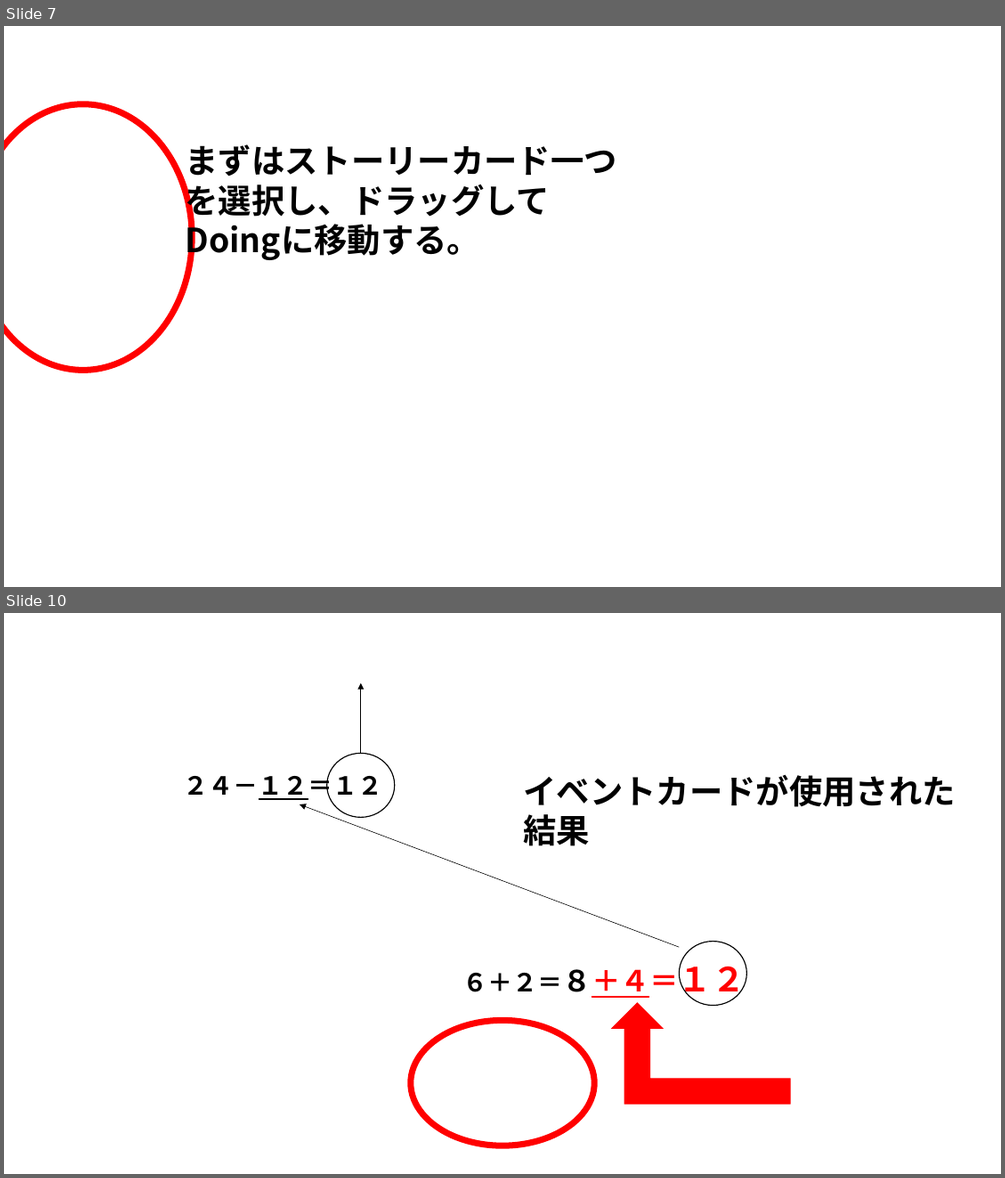
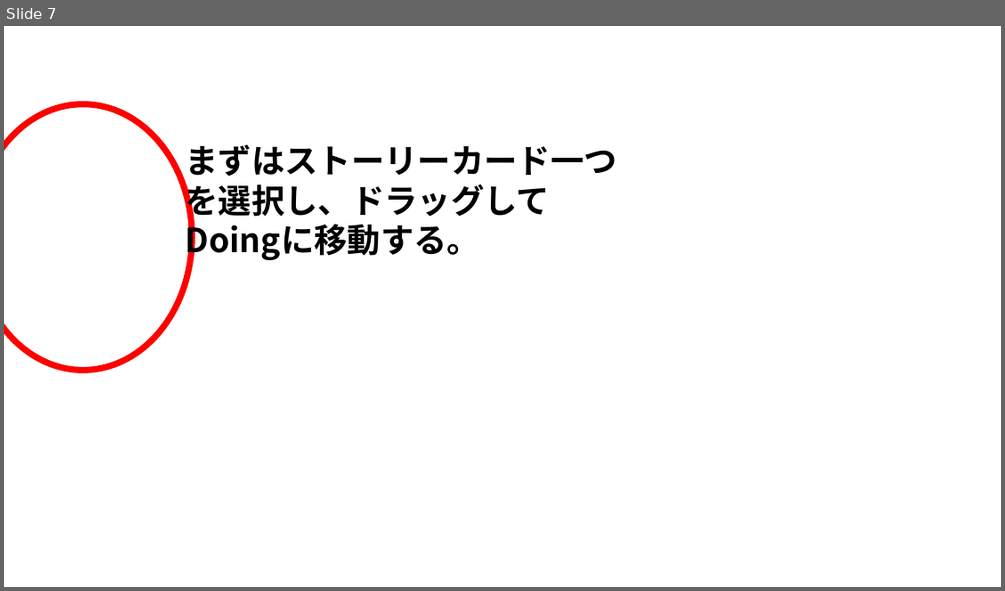
Before and after one commit to igakilab/sotuken_maeda, a slide deck: カンバンゲームのルール.pptx. Shown one above the other, each under a label of ours: slides 7 and 10 before the commit, slide 7 after it; the slides between them are not shown. The pictures are 1005x1178 and 1005x591 pixels, drawn with LibreOffice and Linux fonts; fonts in the diff are those of the drawing; background and template pictures are left out. Boxes give left, top, right and bottom in pixels: in the first picture for what was removed or moved away, otherwise in the second. Text is boxed around its words. In the diff, an @@ line names an element or a change of style, - is before the commit and + after.

```diff
--- a/カンバンゲームのルール.pptx
+++ b/カンバンゲームのルール.pptx
@@ slide 10 removed at (x1=4, y1=613, x2=1001, y2=1174), background picture (left out) @@
@@ arrow removed from (361, 753) to (361, 683) @@
@@ text removed at (x1=184, y1=770, x2=383, y2=802) @@
-２４－１２＝１２
@@ ellipse removed at (x1=327, y1=753, x2=395, y2=817) @@
@@ text removed at (x1=523, y1=774, x2=955, y2=846) @@
-イベントカードが使用された結果
@@ arrow removed from (680, 948) to (299, 804) @@
@@ text removed at (x1=462, y1=958, x2=745, y2=1001) @@
-６＋２＝８＋４＝１２
@@ ellipse removed at (x1=680, y1=941, x2=746, y2=1005) @@
@@ bent up arrow removed at (x1=612, y1=1004, x2=790, y2=1104) @@
@@ ellipse removed at (x1=411, y1=1021, x2=595, y2=1146) @@
```
Also in this commit, not shown: 11 other slides removed, 1 other file.
